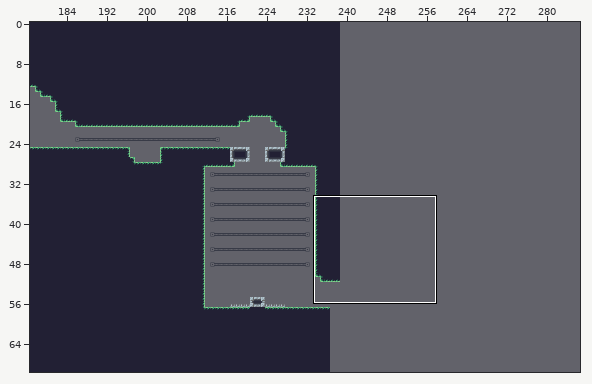
Level history. Tiled map: citm_desvj_project_template-L08/Output/Assets/Maps/test.tmx. Above: a wide view before the commit, with the close-up outlined.
Close-up. The starting point:
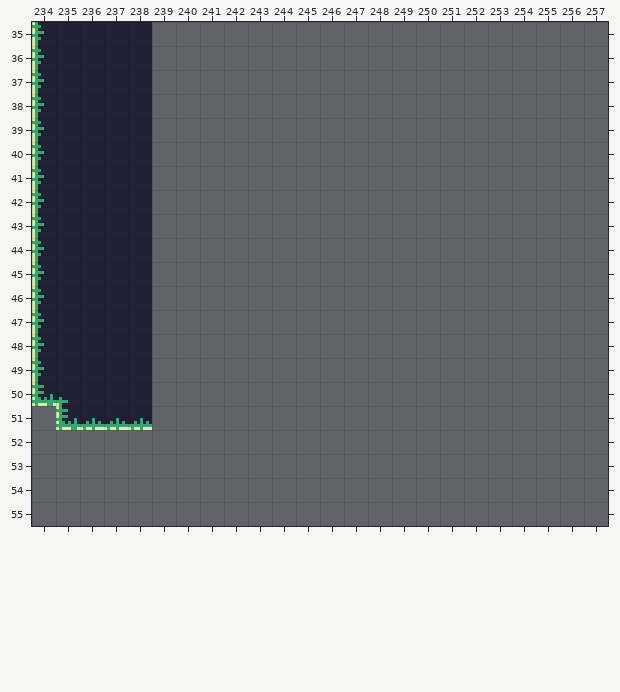
Cells are 8x8 px. Shown: x 234..257, y 35..55. The commit also changed other parts of the map, which this record leaves out. The old version is drawn lined up with the new one.
New version:
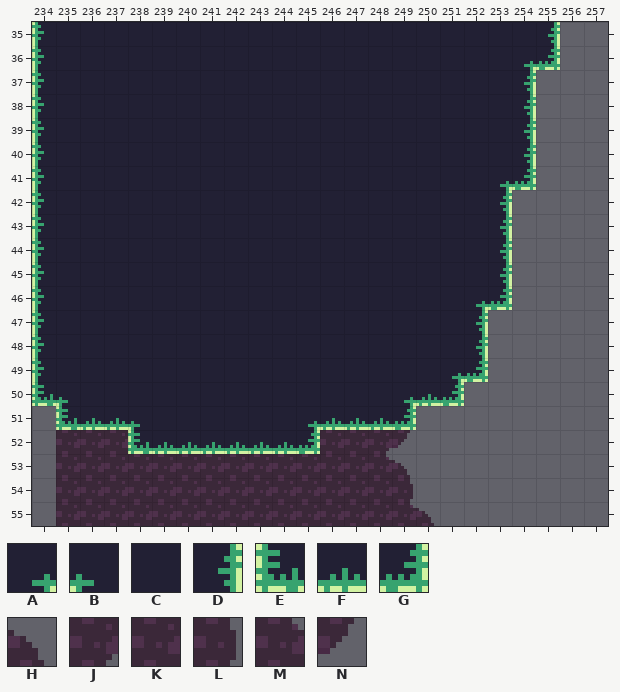
Key: from "GD-tileset": A 3, B 5, C 14, D 15, E 26, F 27, G 28, H 80, J 81, K 92, L 93, M 94, N 106.
_ is an empty cell, . an unchanged one.
Difference:
map size 250x70 -> 300x70 cells
--- layer "background"
@@ x 235..250 @@
-52 ___........____.
-53 _______________.
-54 _______________.
-55 ________________
+52 KKK........KKJN.
+53 KKKKKKKKKKKKKMH.
+54 KKKKKKKKKKKKKKL.
+55 KKKKKKKKKKKKKKMH
--- layer "map"
@@ x 238..255 @@
-35 ._________________
-36 ._________________
-37 .________________.
-38 .________________.
-39 .________________.
-40 .________________.
-41 .________________.
-42 ._______________..
-43 ._______________..
-44 ._______________..
-45 ._______________..
-46 ._______________..
-47 .______________...
-48 .______________...
-49 .______________...
-50 ._____________....
-51 F___________......
-52 ________..........
+35 .CCCCCCCCCCCCCCCCD
+36 .CCCCCCCCCCCCCCCAG
+37 .CCCCCCCCCCCCCCCD.
+38 .CCCCCCCCCCCCCCCD.
+39 .CCCCCCCCCCCCCCCD.
+40 .CCCCCCCCCCCCCCCD.
+41 .CCCCCCCCCCCCCCAG.
+42 .CCCCCCCCCCCCCCD..
+43 .CCCCCCCCCCCCCCD..
+44 .CCCCCCCCCCCCCCD..
+45 .CCCCCCCCCCCCCCD..
+46 .CCCCCCCCCCCCCAG..
+47 .CCCCCCCCCCCCCD...
+48 .CCCCCCCCCCCCCD...
+49 .CCCCCCCCCCCCAG...
+50 .CCCCCCCCCCAFG....
+51 BCCCCCCAFFFG......
+52 EFFFFFFG..........
Boxes around the changes in both close-ups, in picture pixels (x1, y1, x2, y2):
changed: (56, 22, 560, 526)
